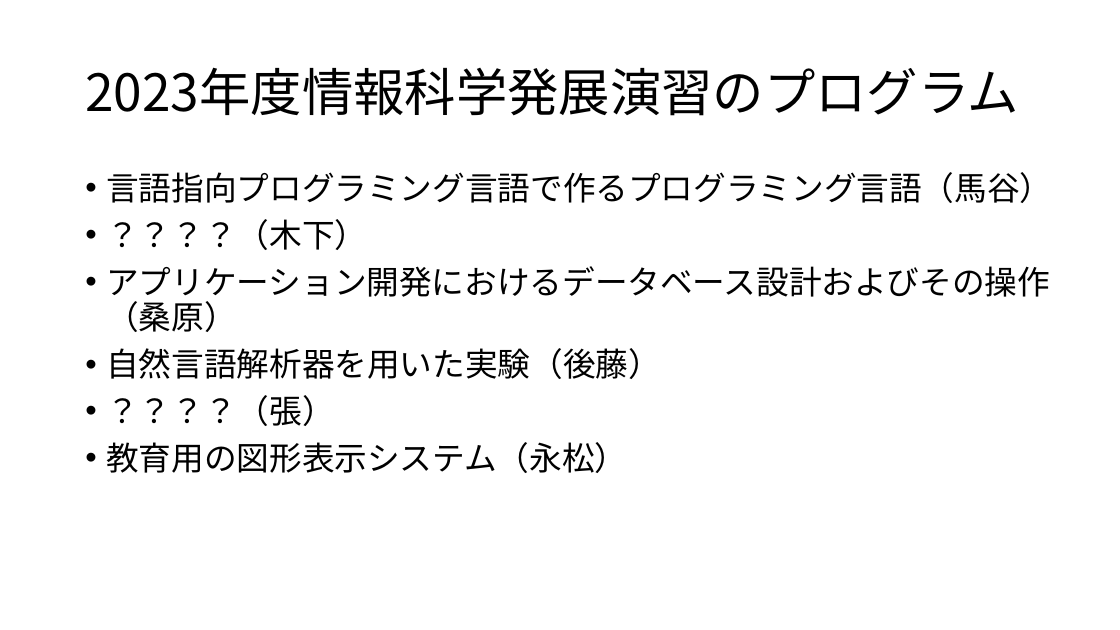
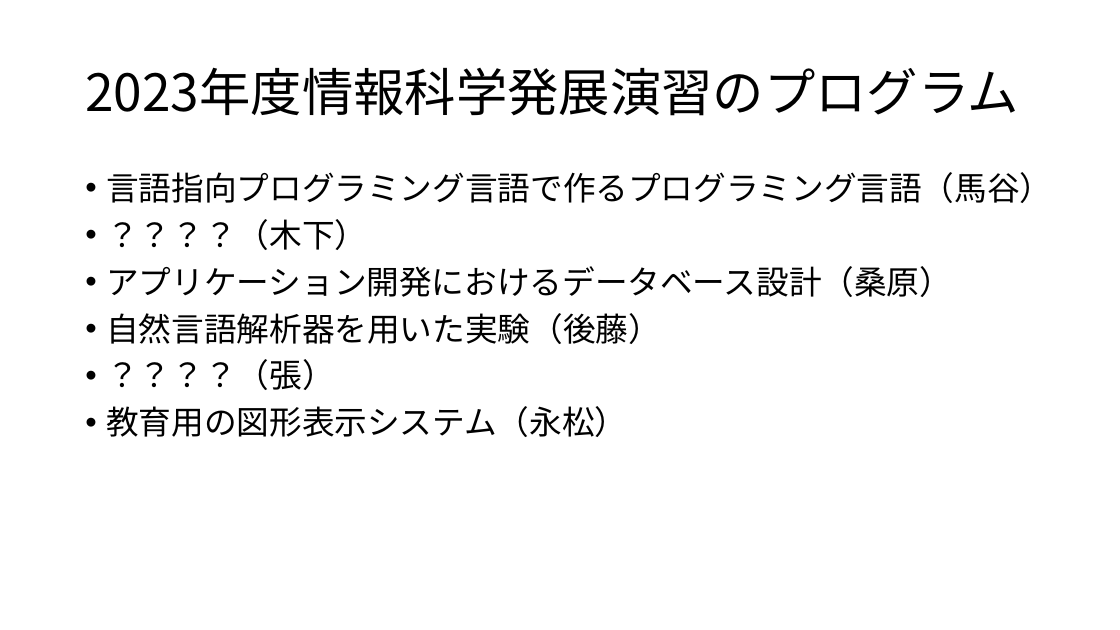
Before and after one commit to umatani/advanced2023, a slide deck: slide 7 of 情報科学発展演習説明会資料20230331.pptx. Drawn at 1120x630 pixels with LibreOffice and Linux fonts; fonts in the diff are those of the drawing. Boxes give left, top, right and bottom in pixels: in the first picture for what was removed or moved away, otherwise in the second. Text is boxed around its words. In the diff, an @@ line names an element or a change of style, - is before the commit and + after.

```diff
--- a/情報科学発展演習説明会資料20230331.pptx
+++ b/情報科学発展演習説明会資料20230331.pptx
@@ text at [106,266,952,297]: text changed @@
-• アプリケーション開発におけるデータベース設計およびその操作（桑原）
+• アプリケーション開発におけるデータベース設計（桑原）
```
Also in this commit, not shown: 5 other files.
